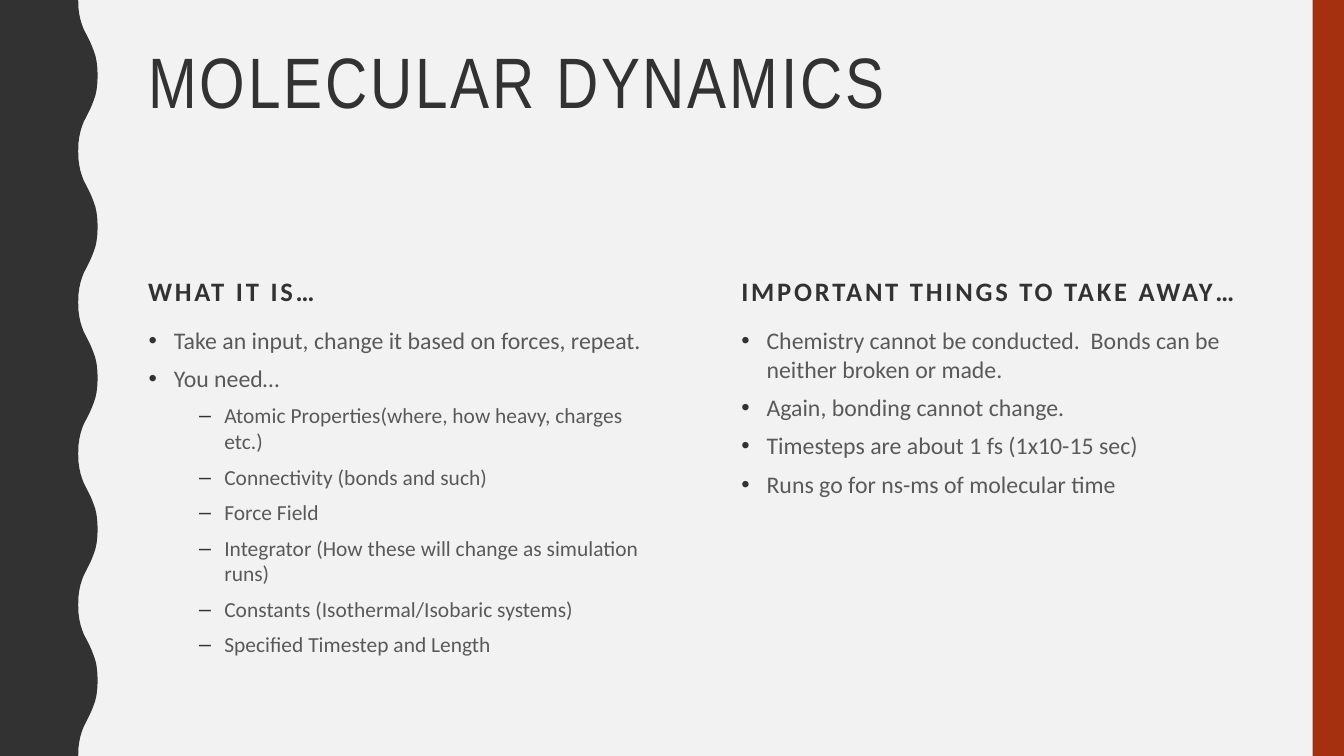
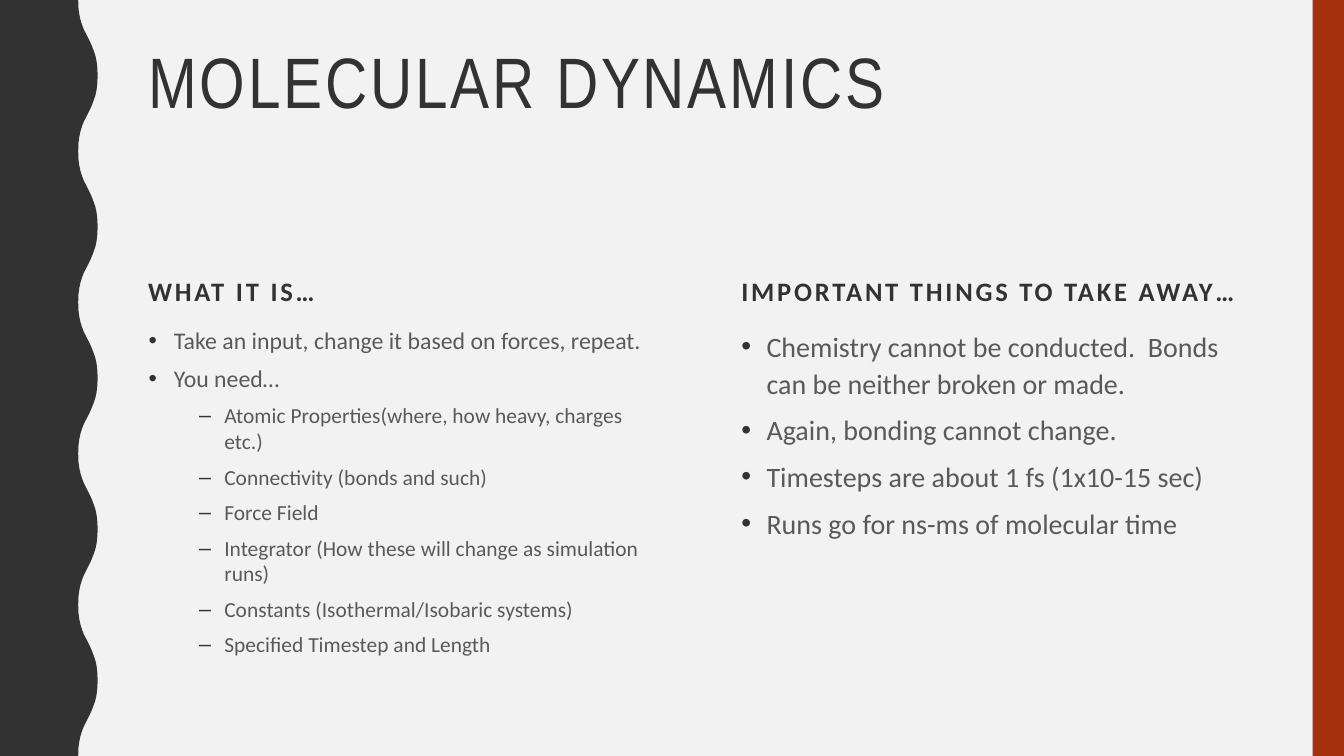
Before and after one commit to gds001/MolSSI-Presentation, a slide deck: slide 6 of MOLSSIWorkshop2018.pptx. Drawn at 1344x756 pixels with LibreOffice and Linux fonts; fonts in the diff are those of the drawing. Boxes give left, top, right and bottom in pixels: in the first picture for what was removed or moved away, otherwise in the second. Text is boxed around its words. In the diff, an @@ line names an element or a change of style, - is before the commit and + after.

```diff
--- a/MOLSSIWorkshop2018.pptx
+++ b/MOLSSIWorkshop2018.pptx
@@ text "Chemistry cannot be conducted. Bonds ..." at (x1=767, y1=337, x2=1218, y2=539): size 17 to 20 pt; line spacing 1 to 1.1 @@
```
Also in this commit, not shown: 9 other slides changed, 3 slides added, 1 slide removed.
